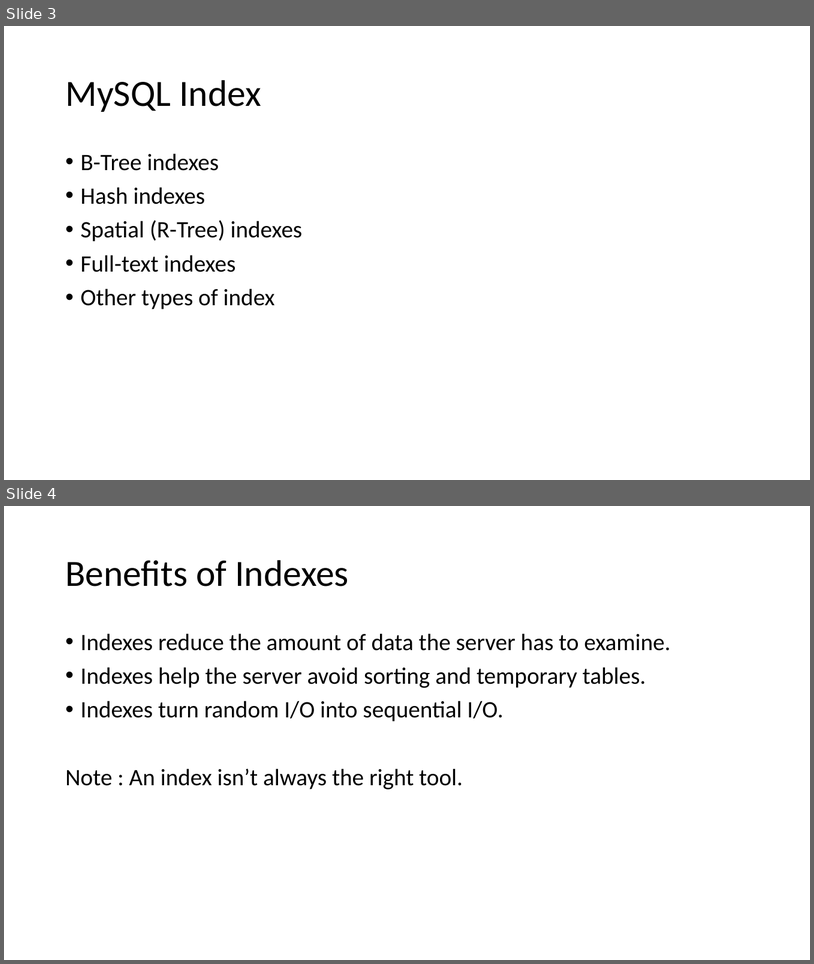
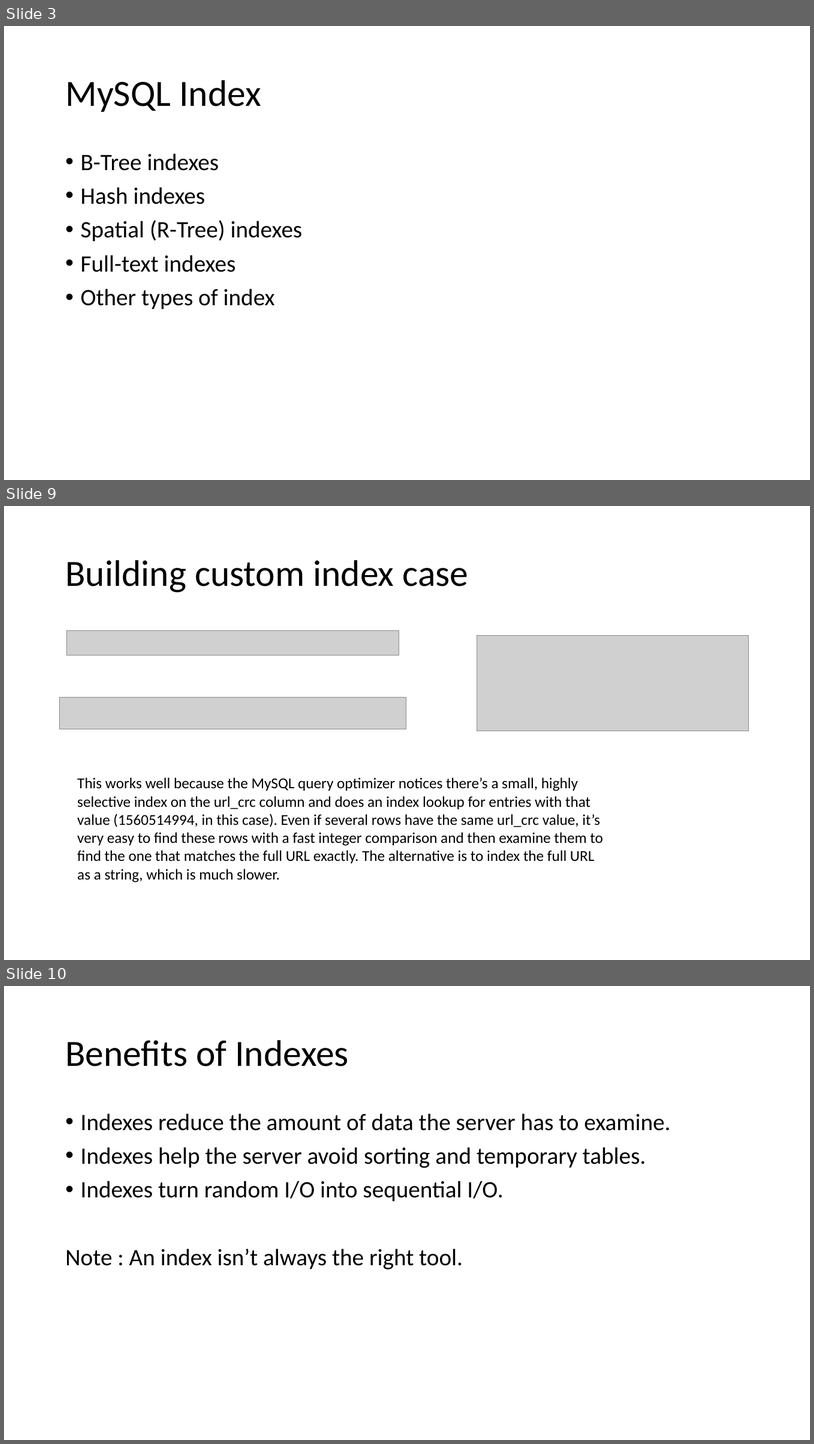
Before and after one commit to virh/case-study, a slide deck: vitess/MySQL Index & Orchestrator.pptx. Shown one above the other, each under a label of ours: slides 3 and 4 before the commit, slides 3, 9 and 10 after it; the slides between them are not shown. The pictures are 814x964 and 814x1444 pixels, drawn with LibreOffice and Linux fonts; fonts in the diff are those of the drawing; grey boxes stand for pictures. Boxes give left, top, right and bottom in pixels: in the first picture for what was removed or moved away, otherwise in the second. Text is boxed around its words. In the diff, an @@ line names an element or a change of style, - is before the commit and + after.

```diff
--- a/vitess/MySQL Index & Orchestrator.pptx
+++ b/vitess/MySQL Index & Orchestrator.pptx
@@ slide 9 added at box(4, 506, 810, 960), background #FFFFFF @@
@@ title added at box(65, 560, 468, 592), 44 pt, text #000000 @@
+Building custom index case
@@ picture added at box(67, 631, 399, 655) @@
@@ picture added at box(477, 636, 749, 731) @@
@@ picture added at box(60, 697, 406, 729) @@
@@ text added at box(77, 777, 603, 882), 18 pt, text #000000 @@
+This works well because the MySQL query optimizer notices there’s a small, highly
+selective index on the url_crc column and does an index lookup for entries with that
+value (1560514994, in this case). Even if several rows have the same url_crc value, it’s
+very easy to find these rows with a fast integer comparison and then examine them to
+find the one that matches the full URL exactly. The alternative is to index the full URL
+as a string, which is much slower.
@@ what was slide 4 is now slide 10 @@
```
Also in this commit, not shown: 1 slide changed, 11 other slides added.
